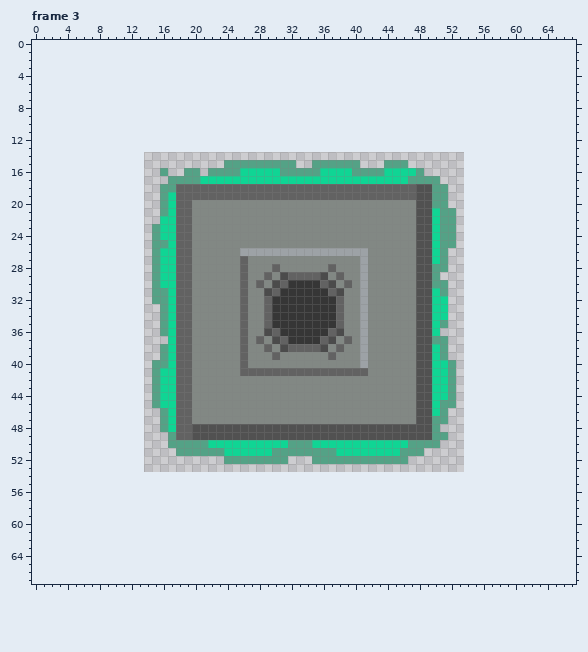
Edited in one commit: pixel-art file (art/gem_button.ase). That is the earlier state.
40x40 pixels, 5 frames. Colours within 5 levels of each other are drawn and written as one. Shown: frame 3. The old version is drawn lined up with the new one, on the new canvas. The commit also changed other frames, which this record leaves out.
The same view after the edit:
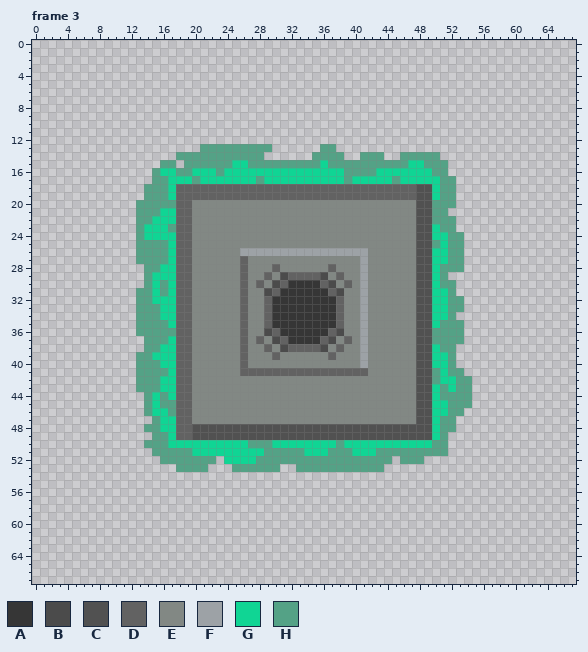
Palette (. is transparent): A #363636  B #4b4b4b  C #515151  D #626262  E #828884  F #9da2a6  G #10d594  H #54a286
Changes in this commit:
canvas 40x40 -> 68x68, the old top-left corner now at 14,14
--- frame 3
@@ x 11..56 @@
 12 ..............................................
-13 ..............................................
-14 ..............................................
-15 .............HHHHHHHHH..HHHHHH...HHH..........
-16 .....H..HH.HHHHGGGGGHHHHHGGGGHHHHGGGGH........
-17 ......HHHHGGGGGGGGGGGGGGGGGGGGGGGGGGHHHH......
-18 .....HHDDDDDDDDDDDDDDDDDDDDDDDDDDDDDDCCHH.....
-19 .....HGDDDDDDDDDDDDDDDDDDDDDDDDDDDDDDCCHH.....
-20 .....HGDDEEEEEEEEEEEEEEEEEEEEEEEEEEEECCHH.....
-21 .....HGDDEEEEEEEEEEEEEEEEEEEEEEEEEEEECCGHH....
-22 .....GGDDEEEEEEEEEEEEEEEEEEEEEEEEEEEECCGHH....
-23 ....HGGDDEEEEEEEEEEEEEEEEEEEEEEEEEEEECCGHH....
-24 ....HGGDDEEEEEEEEEEEEEEEEEEEEEEEEEEEECCGHH....
-25 ....HHGDDEEEEEEEEEEEEEEEEEEEEEEEEEEEECCGHH....
-26 ....HGGDDEEEEEEFFFFFFFFFFFFFFFFEEEEEECCGH.....
-27 ....HGGDDEEEEEEDEEEEEEEEEEEEEEFEEEEEECCGH.....
-28 ....HGGDDEEEEEEDEEEDEEEEEEDEEEFEEEEEECCHH.....
-29 ....HGGDDEEEEEEDEEDEBDDDDBEDEEFEEEEEECCH......
-30 ....HGGDDEEEEEEDEDEBDAAAADBEDEFEEEEEECCHH.....
-31 ....HHGDDEEEEEEDEEBDAAAAAADBEEFEEEEEECCGH.....
-32 ....HHGDDEEEEEEDEEDAAAAAAAADEEFEEEEEECCGG.....
-33 .....HGDDEEEEEEDEEDAAAAAAAADEEFEEEEEECCGG.....
-34 .....HGDDEEEEEEDEEDAAAAAAAADEEFEEEEEECCGG.....
-35 .....HGDDEEEEEEDEEDAAAAAAAADEEFEEEEEECCGH.....
-36 .....HGDDEEEEEEDEEBDAAAAAADBEEFEEEEEECCG......
-37 ......GDDEEEEEEDEDEBDAAAADBEDEFEEEEEECCHH.....
-38 .....HGDDEEEEEEDEEDEBDDDDBEDEEFEEEEEECCGH.....
-39 .....HGDDEEEEEEDEEEDEEEEEEDEEEFEEEEEECCGH.....
-40 ....HHGDDEEEEEEDEEEEEEEEEEEEEEFEEEEEECCGGH....
-41 ....HGGDDEEEEEEDDDDDDDDDDDDDDDDEEEEEECCGGH....
-42 ....HGGDDEEEEEEEEEEEEEEEEEEEEEEEEEEEECCGGH....
-43 ....HGGDDEEEEEEEEEEEEEEEEEEEEEEEEEEEECCGGH....
-44 ....HGGDDEEEEEEEEEEEEEEEEEEEEEEEEEEEECCGGH....
-45 ....HGGDDEEEEEEEEEEEEEEEEEEEEEEEEEEEECCGHH....
-46 .....HGDDEEEEEEEEEEEEEEEEEEEEEEEEEEEECCGH.....
-47 .....HGDDEEEEEEEEEEEEEEEEEEEEEEEEEEEECCHH.....
-48 .....HGDDCCCCCCCCCCCCCCCCCCCCCCCCCCCCCCH......
-49 ......HDDCCCCCCCCCCCCCCCCCCCCCCCCCCCCCCHH.....
-50 ......HHHHHGGGGGGGGGGHHHGGGGGGGGGGGGHHHH......
-51 .......HHHHHHGGGGGGHHHHHHHHGGGGGGGGHHH........
-52 .............HHHHHHHH...HHHHHHHHHHHH..........
-53 ..............................................
+13 ..........HHHHHHHHH......HH...................
+14 .......HHHHHHHHHHH......HHHH..HHH..HHHHH......
+15 .....HH.HHHHHHGGHHHHHHHHHGHHHHHHHHHHGGHHH.....
+16 ....HGGHHGGGHGGGGGGGGGGGGGGGHHHHGGGGGGGHH.....
+17 ....HHGGGHGGGGGGGHGGGGGGGGGGHGGGGGHGGGGGHH....
+18 ...HHHGDDDDDDDDDDDDDDDDDDDDDDDDDDDDDDCCGHH....
+19 ...HHHGDDDDDDDDDDDDDDDDDDDDDDDDDDDDDDCCGHH....
+20 ..HHHHHDDEEEEEEEEEEEEEEEEEEEEEEEEEEEECCHHH....
+21 ..HHHGGDDEEEEEEEEEEEEEEEEEEEEEEEEEEEECCHH.....
+22 ..HHGGGDDEEEEEEEEEEEEEEEEEEEEEEEEEEEECCHHH....
+23 ..HGGGHDDEEEEEEEEEEEEEEEEEEEEEEEEEEEECCGHH....
+24 ..HGGGGDDEEEEEEEEEEEEEEEEEEEEEEEEEEEECCGGHH...
+25 ..HHHHGDDEEEEEEEEEEEEEEEEEEEEEEEEEEEECCHGHH...
+26 ..HHHHGDDEEEEEEFFFFFFFFFFFFFFFFEEEEEECCGGHH...
+27 ..HHHHGDDEEEEEEDEEEEEEEEEEEEEEFEEEEEECCGGHH...
+28 ...HHGGDDEEEEEEDEEEDEEEEEEDEEEFEEEEEECCGHHH...
+29 ...HGGGDDEEEEEEDEEDEBDDDDBEDEEFEEEEEECCGH.....
+30 ...HGHGDDEEEEEEDEDEBDAAAADBEDEFEEEEEECCGHH....
+31 ..HHGHGDDEEEEEEDEEBDAAAAAADBEEFEEEEEECCGGH....
+32 ..HHGGGDDEEEEEEDEEDAAAAAAAADEEFEEEEEECCGGHH...
+33 ..HHHGGDDEEEEEEDEEDAAAAAAAADEEFEEEEEECCGGHH...
+34 ..HHHGGDDEEEEEEDEEDAAAAAAAADEEFEEEEEECCGGH....
+35 ..HHHHGDDEEEEEEDEEDAAAAAAAADEEFEEEEEECCGHHH...
+36 ..HHHHHDDEEEEEEDEEBDAAAAAADBEEFEEEEEECCHHHH...
+37 ...HHHGDDEEEEEEDEDEBDAAAADBEDEFEEEEEECCHHHH...
+38 ...HHGGDDEEEEEEDEEDEBDDDDBEDEEFEEEEEECCGHH....
+39 ..HHGGGDDEEEEEEDEEEDEEEEEEDEEEFEEEEEECCGGH....
+40 ..HHHGGDDEEEEEEDEEEEEEEEEEEEEEFEEEEEECCGGH....
+41 ..HHHHGDDEEEEEEDDDDDDDDDDDDDDDDEEEEEECCHGHH...
+42 ..HHHGGDDEEEEEEEEEEEEEEEEEEEEEEEEEEEECCHGGHH..
+43 ..HHHGGDDEEEEEEEEEEEEEEEEEEEEEEEEEEEECCGHGHH..
+44 ...HGHGDDEEEEEEEEEEEEEEEEEEEEEEEEEEEECCGHHHH..
+45 ...HGHHDDEEEEEEEEEEEEEEEEEEEEEEEEEEEECCGGHHH..
+46 ...HGGHDDEEEEEEEEEEEEEEEEEEEEEEEEEEEECCGGHH...
+47 ....HGGDDEEEEEEEEEEEEEEEEEEEEEEEEEEEECCGHH....
+48 ...HHGGDDCCCCCCCCCCCCCCCCCCCCCCCCCCCCCCGHH....
+49 ....HHGDDCCCCCCCCCCCCCCCCCCCCCCCCCCCCCCGH.....
+50 ...HHHGGGGGGGGGGHHHGGGGGGGGHGGGGGGGGGGGHH.....
+51 ....HHHHHGGGGGGGGGHHHHHGGGHHHGGGHHHHHHHHH.....
+52 .....HHHHHHH.GGGGHHHHHHHHHHHHHHHHH.HHH........
+53 .......HHHH...HHHHHH..HHHHHHHHHHH.............
 54 ..............................................
Pixel boxes of the changes (left, top, right, bottom) in both pictures:
changed: (136, 144, 472, 472)
